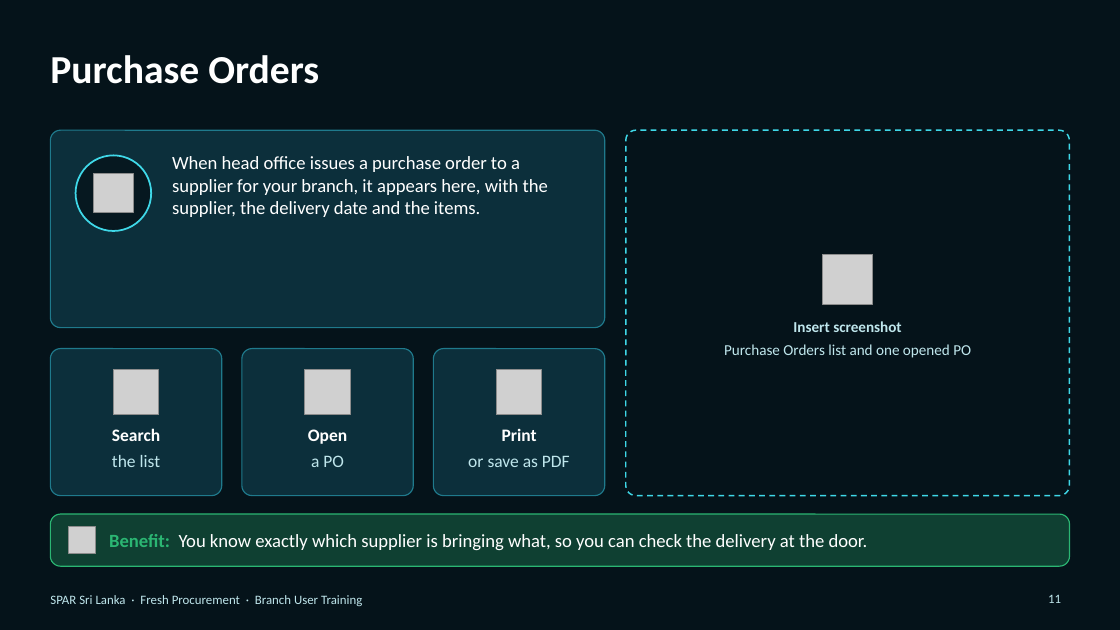
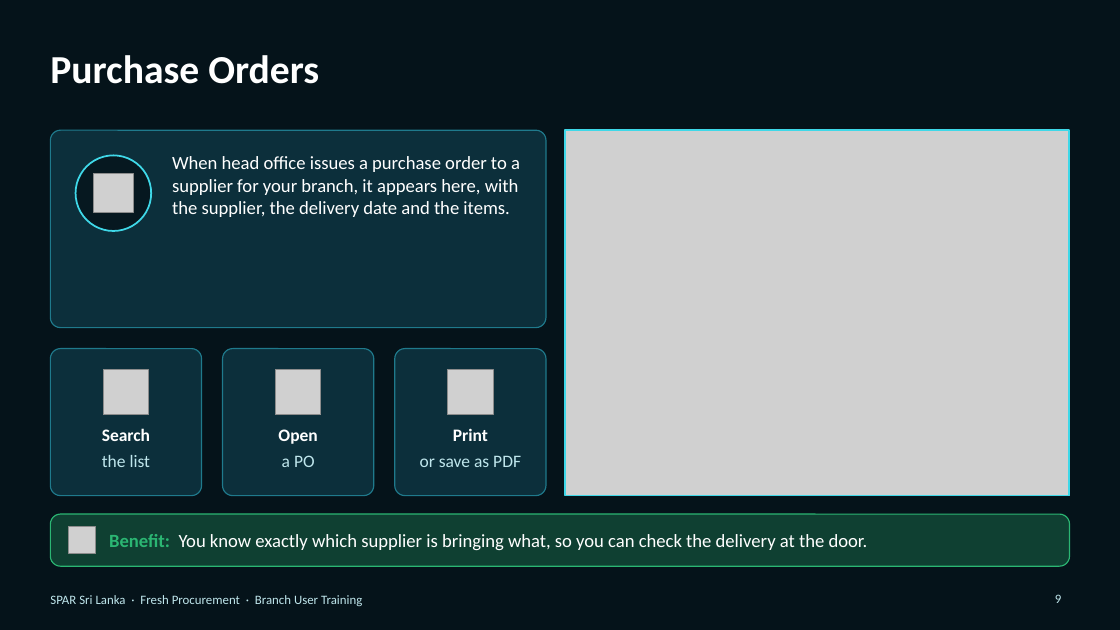
Before and after one commit to hpds4308/SPAR-Fresh-Procurement-, a slide deck: slide 9 of presentation/SPAR_Branch_User_Training_Deck_SAFE.pptx (slide 11 before the commit). Drawn at 1120x630 pixels with LibreOffice and Linux fonts; fonts in the diff are those of the drawing; grey boxes stand for pictures; background and template pictures are left out. Boxes give left, top, right and bottom in pixels: in the first picture for what was removed or moved away, otherwise in the second. Text is boxed around its words. In the diff, an @@ line names an element or a change of style, - is before the commit and + after.

```diff
--- a/presentation/SPAR_Branch_User_Training_Deck_SAFE.pptx
+++ b/presentation/SPAR_Branch_User_Training_Deck_SAFE.pptx
@@ rounded rectangle: place and size @@
-rounded rectangle at [50,130,605,328]
+rounded rectangle at [50,130,546,328]
@@ picture added at [565,130,1070,496] @@
@@ rectangle added at [565,130,1070,496], outline #3FD8E8 1.5 pt @@
@@ rounded rectangle removed at [626,130,1070,496] @@
@@ text "When head office issues a ..." rewrapped from [172,156,548,217] to [172,156,520,217] @@
@@ picture removed at [823,254,873,304] @@
@@ text removed at [724,321,971,358] @@
-Insert screenshot
-Purchase Orders list and one opened PO
@@ rounded rectangle: place and size @@
-rounded rectangle at [50,349,222,496]
+rounded rectangle at [50,349,202,496]
@@ rounded rectangle: place and size @@
-rounded rectangle at [242,349,413,496]
+rounded rectangle at [223,349,374,496]
@@ rounded rectangle: place and size @@
-rounded rectangle at [434,349,605,496]
+rounded rectangle at [395,349,546,496]
@@ picture: place and size @@
-picture at [113,370,159,415]
+picture at [103,370,149,415]
@@ picture: place and size @@
-picture at [305,370,350,415]
+picture at [276,370,321,415]
@@ picture: place and size @@
-picture at [497,370,542,415]
+picture at [448,370,493,415]
@@ text "Search": place and size @@
-text "Search" at [112,428,161,467]
+text "Search" at [102,428,151,467]
@@ text "Open": place and size @@
-text "Open" at [308,429,347,467]
+text "Open" at [278,429,317,467]
@@ text "Print": place and size @@
-text "Print" at [468,429,570,467]
+text "Print" at [420,428,521,467]
@@ page number at [1055,594,1061,603]: text changed @@
-11
+9
```
Also in this commit, not shown: 1 other slide changed, 2 slides removed, 2 other files.
